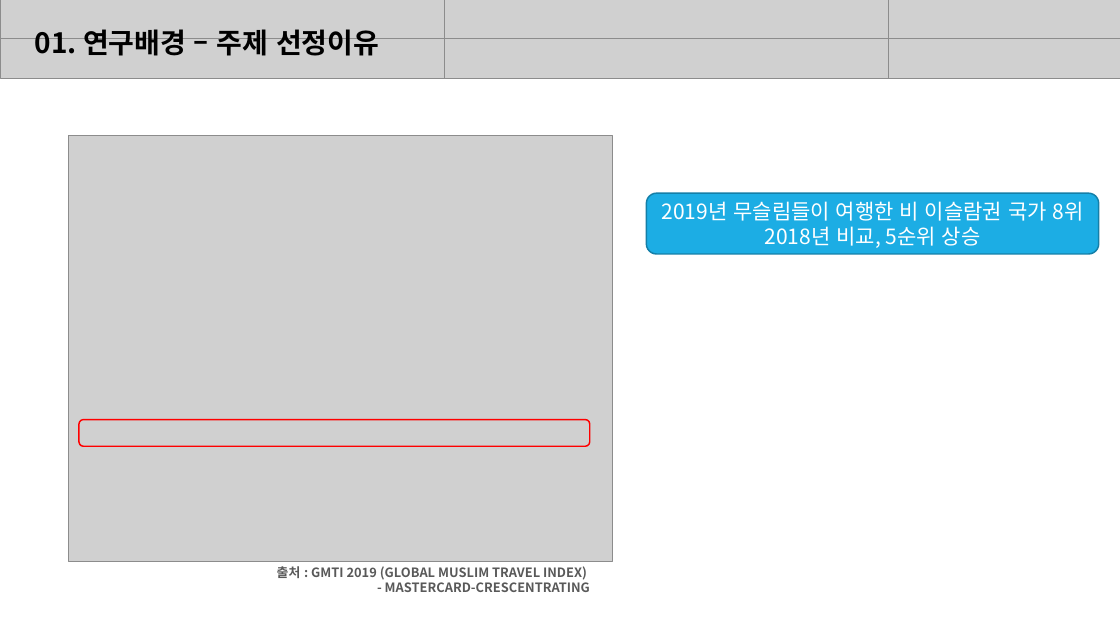
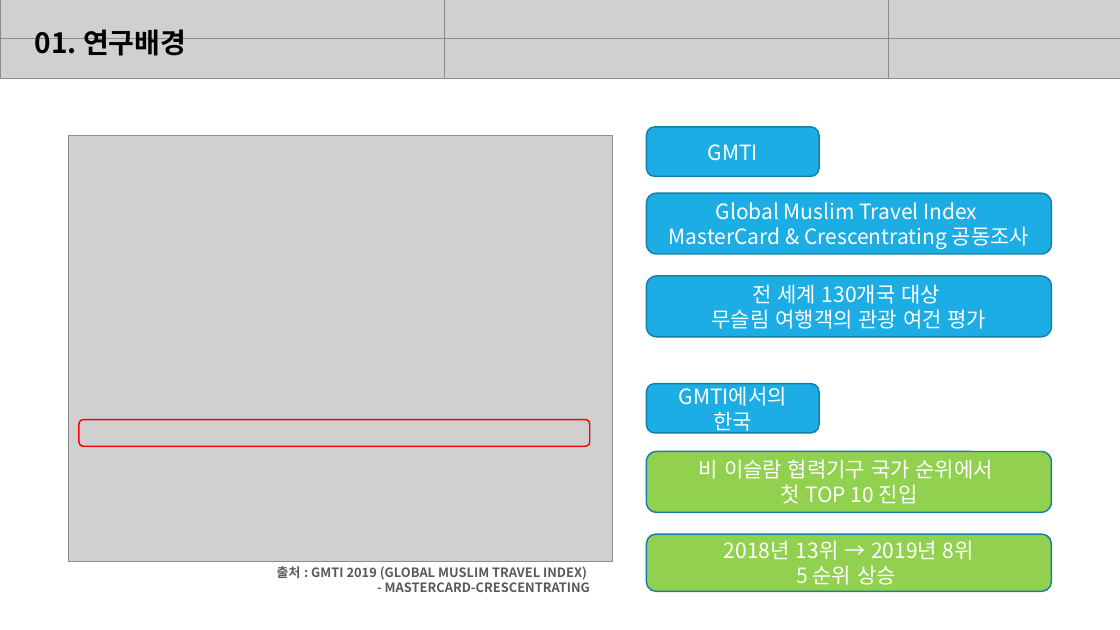
Before and after one commit to telecaster15/tourbigdata, a slide deck: slide 4 of ppt/무슬림 관광 활성화 방안.pptx (slide 3 before the commit). Drawn at 1120x630 pixels with LibreOffice and Linux fonts; fonts in the diff are those of the drawing; grey boxes stand for pictures. Boxes give left, top, right and bottom in pixels: in the first picture for what was removed or moved away, otherwise in the second. Text is boxed around its words. In the diff, an @@ line names an element or a change of style, - is before the commit and + after.

Commit message:
update

```diff
--- a/ppt/무슬림 관광 활성화 방안.pptx
+++ b/ppt/무슬림 관광 활성화 방안.pptx
@@ text at bbox=[35, 29, 186, 56]: text changed @@
-01. 연구배경 – 주제 선정이유
+01. 연구배경
@@ rounded rectangle added at bbox=[647, 127, 820, 176], fill #1CADE4, outline #1580A9 1.25 pt, 18 pt, text #FFFFFF @@
+GMTI
@@ rounded rectangle "Global Muslim Travel Index": place and size @@
-rounded rectangle "Global Muslim Travel Index" at bbox=[647, 193, 1100, 254]
+rounded rectangle "Global Muslim Travel Index" at bbox=[647, 193, 1052, 254]
@@ text in rounded rectangle at bbox=[669, 202, 1029, 249]: text changed @@
-2019년 무슬림들이 여행한 비 이슬람권 국가 8위
-2018년 비교, 5순위 상승
+Global Muslim Travel Index
+MasterCard & Crescentrating 공동조사
@@ rounded rectangle added at bbox=[647, 276, 1052, 337], fill #1CADE4, outline #1580A9 1.25 pt, 18 pt, text #FFFFFF @@
+전 세계 130개국 대상
+무슬림 여행객의 관광 여건 평가
@@ rounded rectangle added at bbox=[647, 384, 820, 434], fill #1CADE4, outline #1580A9 1.25 pt, 18 pt, text #FFFFFF @@
+GMTI에서의 한국
@@ rounded rectangle added at bbox=[647, 451, 1052, 512], fill #92D050, outline #1580A9 1.25 pt, 18 pt, text #FFFFFF @@
+비 이슬람 협력기구 국가 순위에서
+첫 TOP 10 진입
@@ rounded rectangle added at bbox=[647, 534, 1052, 592], fill #92D050, outline #1580A9 1.25 pt, 18 pt, text #FFFFFF @@
+2018년 13위 → 2019년 8위
+5 순위 상승
```
Also in this commit, not shown: 4 other slides changed, 3 slides added, 1 slide removed.
